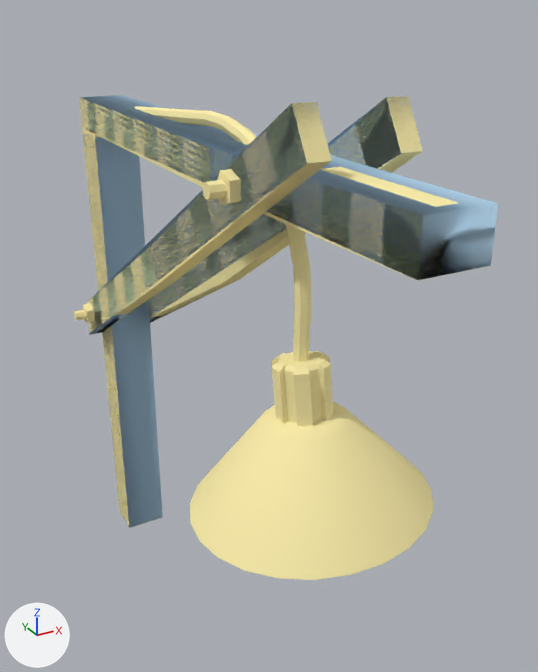
One commit to the Blender file src/props_lights/lamp001.blend: the scene before it, then after it.
Camera for both pictures: a 50 mm lens placed at (-47.9, -160.3, 43.4), pointed at (10.5, -54.1, -9.7). Every picture has the same lights, and +X, +Y and +Z are marked at lower left.

The older version as bpy lines, for what is in view:
```python
mat_lamp001 = diffuse_material('lamp001')
mat_lamp001.base_color = (0.991, 0.872, 0.424)  # beige #fef0ae
mat_phy = diffuse_material('  phy')
mat_phy.base_color = (0.516, 0.762, 0.971)  # blue #bee2fc
me_lamp001_physics = bpy.data.meshes.new('lamp001_physics')
me_lamp001_physics.from_pydata(...)  # 67 vertices, 114 faces; spans x -16.5..19.0, y -109.9..0.0, z -77.6..34.6
me_lamp001_physics.materials.append(mat_phy)  # blue #bee2fc
me_lamp001_reference = bpy.data.meshes.new('lamp001_reference')
me_lamp001_reference.from_pydata(...)  # 619 vertices, 1132 faces; spans x -16.5..19.0, y -109.9..0.0, z -77.6..34.6
me_lamp001_reference.materials.append(mat_lamp001)  # beige #fef0ae
ob_lamp001_physics = bpy.data.objects.new('lamp001_physics', me_lamp001_physics)
ob_lamp001_physics.location = (0.0, 0.0, 0.0)
ob_lamp001_reference = bpy.data.objects.new('lamp001_reference', me_lamp001_reference)
ob_lamp001_reference.location = (0.0, 0.0, 0.0)
```
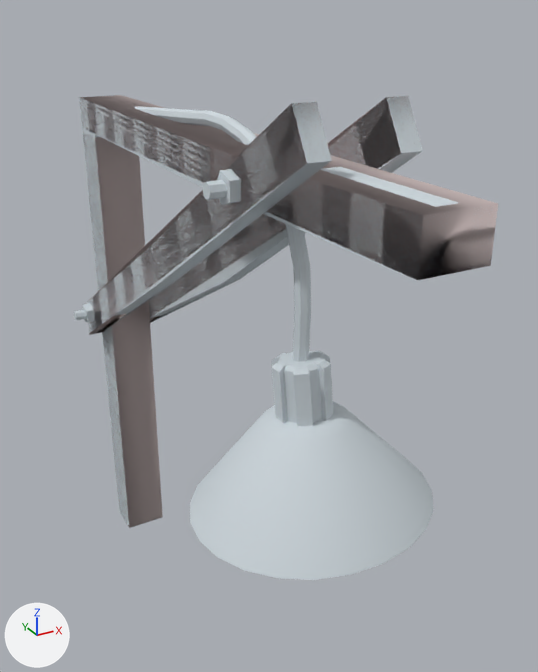
Changed parts and their boxes (x1, y1, x2, y2) in the pictures (538 x 672 px):
'lamp001_reference', recoloured (beige to white): (74, 96, 497, 580) in both
'lamp001_physics', recoloured (blue to grey): (79, 95, 498, 528) in both

The edits, one by one:
Material 'lamp001' (mat_lamp001) changes colour from beige #fef0ae to light grey #cfd8de; in linear values from (0.991, 0.872, 0.424) to (0.624, 0.687, 0.727).
Material '  phy' (mat_phy) changes colour from blue #bee2fc to light grey #d2c3c2; in linear values from (0.516, 0.762, 0.971) to (0.647, 0.543, 0.538).
